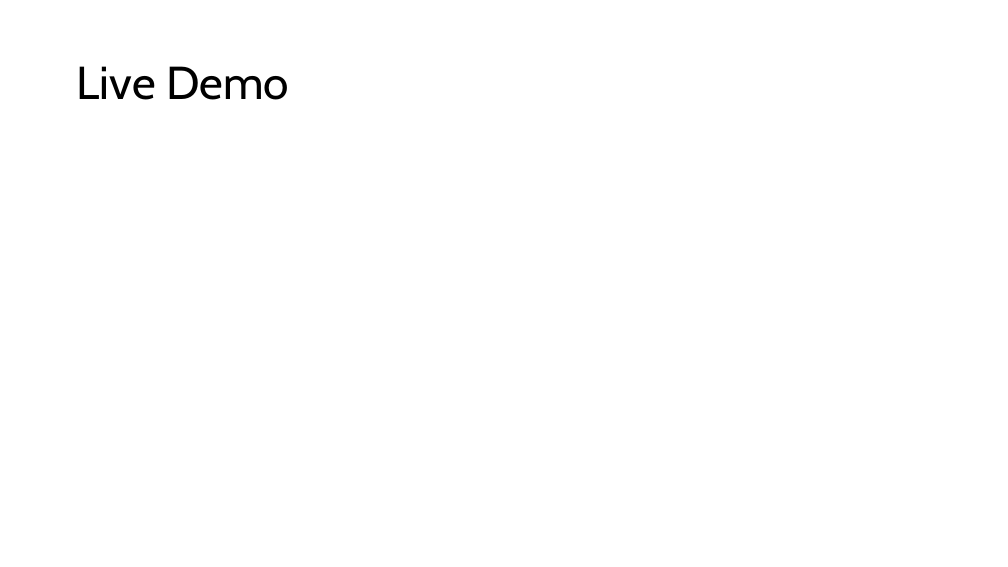
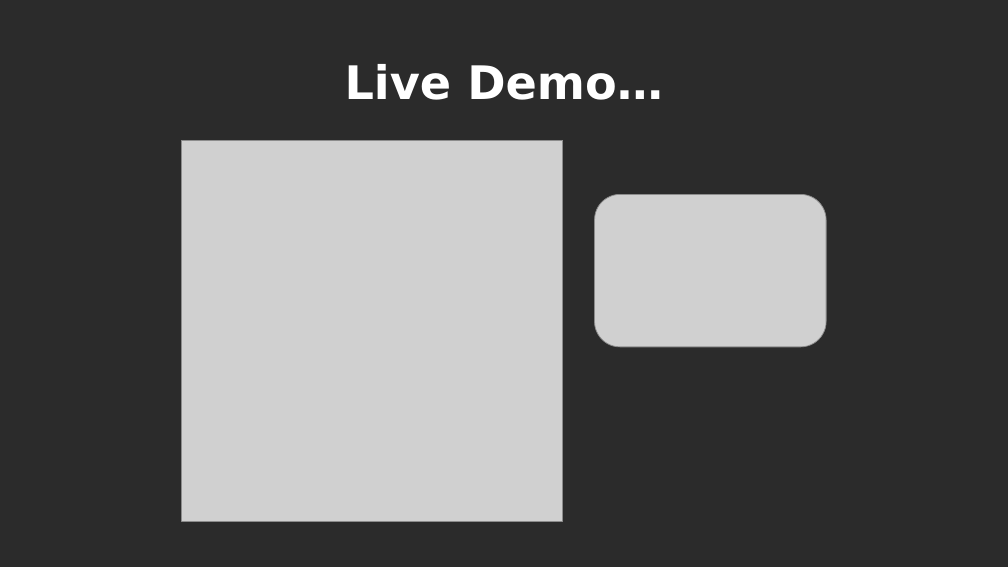
Before and after one commit to ajsaporito/se265-capstone, a slide deck: slide 9 of docs/se265-capstone.pptx. Drawn at 1008x567 pixels with LibreOffice and Linux fonts; fonts in the diff are those of the drawing; grey boxes stand for pictures; background and template pictures are left out; a plain dark background stands for a picture behind light text. Boxes give left, top, right and bottom in pixels: in the first picture for what was removed or moved away, otherwise in the second. Text is boxed around its words. In the diff, an @@ line names an element or a change of style, - is before the commit and + after.

```diff
--- a/docs/se265-capstone.pptx
+++ b/docs/se265-capstone.pptx
@@ background #FFFFFF to picture (left out) @@
@@ title at box(345, 64, 663, 100): text changed; font Cabin to DejaVu Sans; text colour #000000 to #FFFFFF; bold on @@
-Live Demo
+Live Demo…
@@ picture added at box(182, 141, 563, 522) @@
@@ picture added at box(594, 194, 826, 347) @@
```
Also in this commit, not shown: 5 other slides changed, 3 slides added, 3 slides removed, 18 other files.
